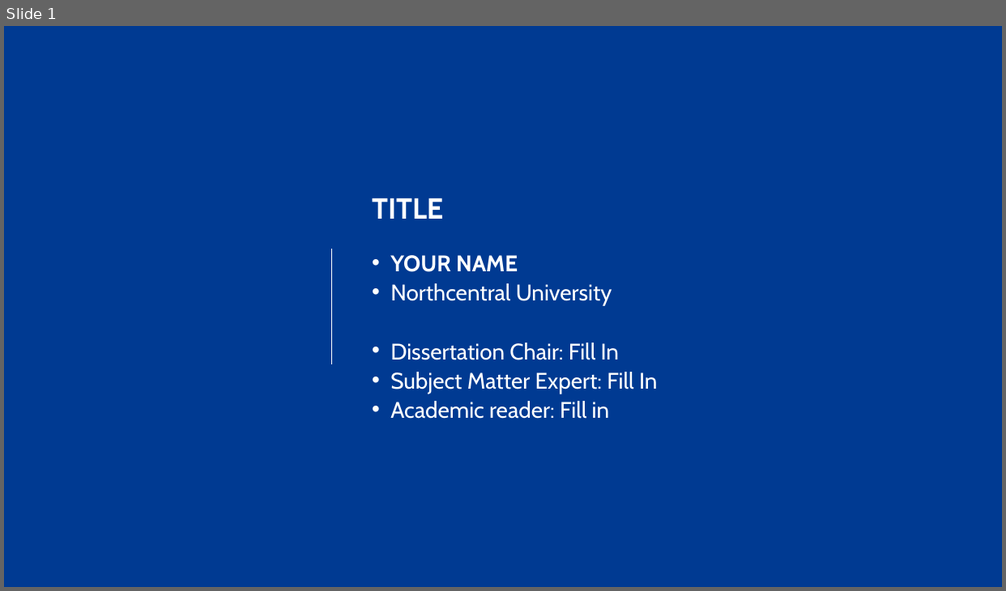
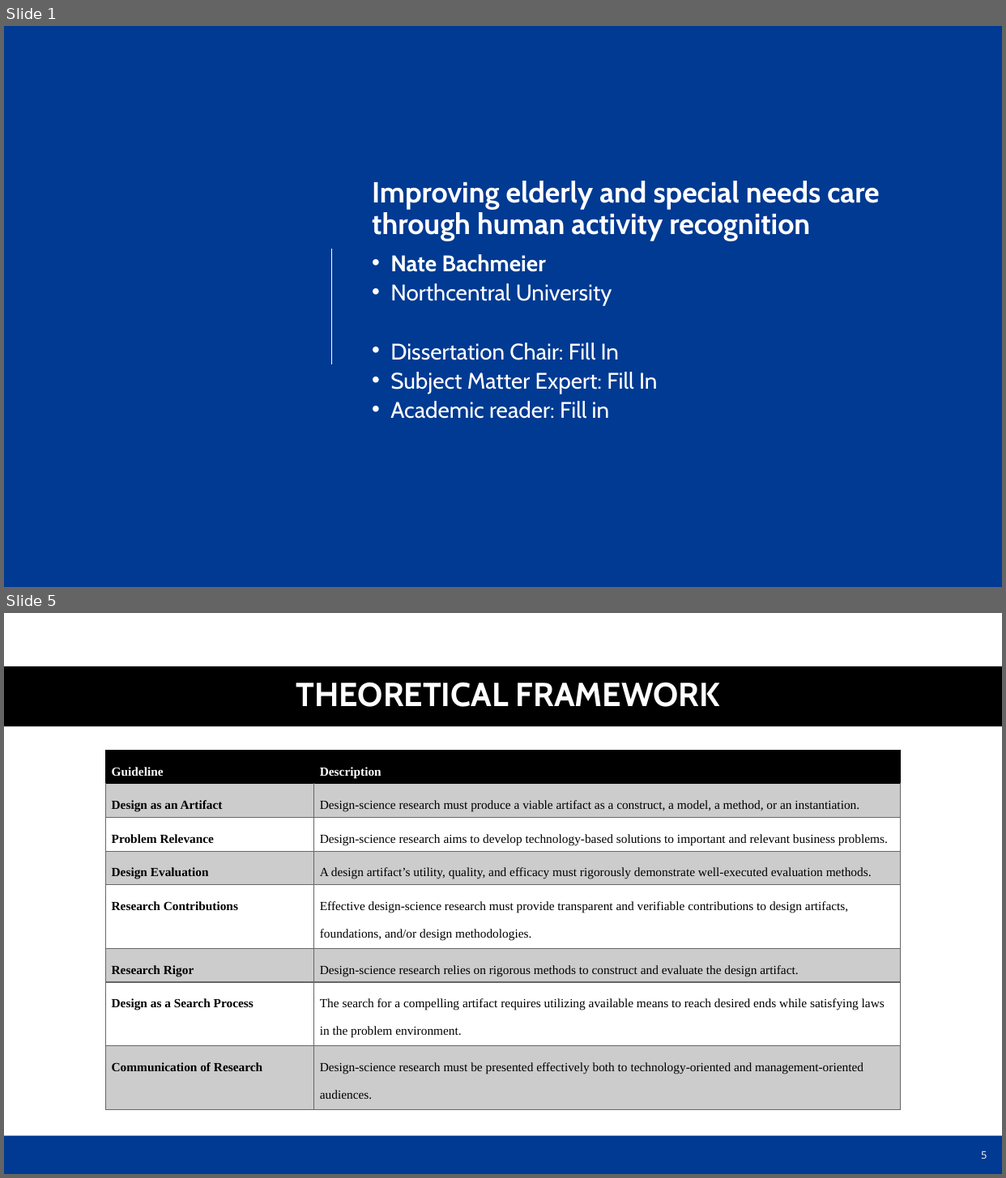
Before and after one commit to dr-natetorious/Dissertation, a slide deck: DSE_Quantitative_oral_defense_presentation_template_2022_NU.pptx. Shown one above the other, each under a label of ours: slide 1 before the commit, slides 1 and 5 after it; the slides between them are not shown. The pictures are 1006x591 and 1006x1178 pixels, drawn with LibreOffice and Linux fonts; fonts in the diff are those of the drawing; background and template pictures are left out. Boxes give left, top, right and bottom in pixels: in the first picture for what was removed or moved away, otherwise in the second. Text is boxed around its words. In the diff, an @@ line names an element or a change of style, - is before the commit and + after.

```diff
--- a/DSE_Quantitative_oral_defense_presentation_template_2022_NU.pptx
+++ b/DSE_Quantitative_oral_defense_presentation_template_2022_NU.pptx
@@ slide 5 added at (x1=4, y1=613, x2=1002, y2=1174), background #FFFFFF @@
@@ rectangle added at (x1=4, y1=666, x2=1002, y2=726), fill #000000 @@
@@ text added at (x1=296, y1=682, x2=720, y2=707), 32 pt, text #FFFFFF, bold @@
+THEORETICAL FRAMEWORK
@@ table added at (x1=106, y1=750, x2=900, y2=1110), 8 rows, 2 columns @@
+Guideline | Description
+Design as an Artifact | Design-science research must produce a viable artifact as a construct, a model, a method, or an instantiation.
+Problem Relevance | Design-science research aims to develop technology-based solutions to important and relevant business problems.
+Design Evaluation | A design artifact’s utility, quality, and efficacy must rigorously demonstrate well-executed evaluation methods.
+Research Contributions | Effective design-science research must provide transparent and verifiable contributions to design artifacts, foundations, and/or design methodologies.
+Research Rigor | Design-science research relies on rigorous methods to construct and evaluate the design artifact.
+Design as a Search Process | The search for a compelling artifact requires utilizing available means to reach desired ends while satisfying laws in the problem environment.
+Communication of Research | Design-science research must be presented effectively both to technology-oriented and management-oriented audiences.
@@ rectangle added at (x1=4, y1=1136, x2=1002, y2=1174), fill #003A92 @@
@@ page number added at (x1=981, y1=1151, x2=987, y2=1159), 10 pt, text #FFFFFF @@
+5
@@ slide 1 changed as well @@
@@ text at (x1=372, y1=181, x2=879, y2=241): text changed @@
-TITLE
+Improving elderly and special needs care through human activity recognition
@@ text at (x1=390, y1=254, x2=546, y2=272): text changed @@
-• YOUR NAME
+• Nate Bachmeier
```
Also in this commit, not shown: 2 other slides changed, 17 other slides added, 16 slides removed, 3 other files.
